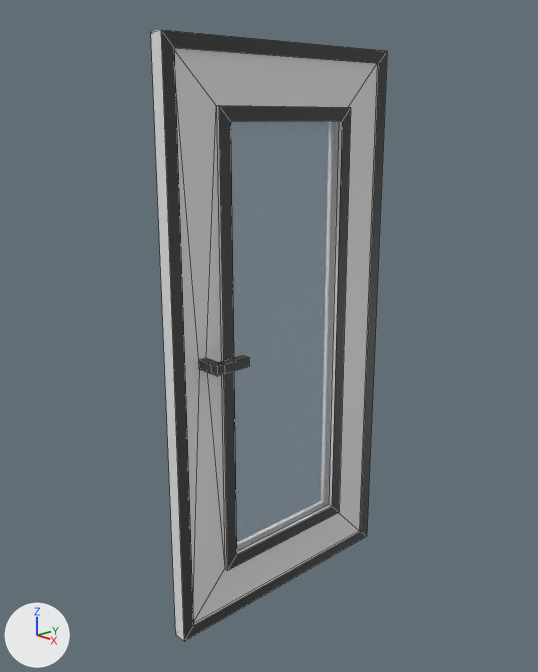
Two versions of the Blender file apps/game/src/assets/door.blend, one commit apart.
Before and after are seen from a camera (50 mm lens) standing at (3.69, -3.61, 3.54) and looking at (-0.07, -0.07, 2.02). Every picture has the same lights, and +X, +Y and +Z are marked at lower left. Mesh edges are drawn as thin lines.
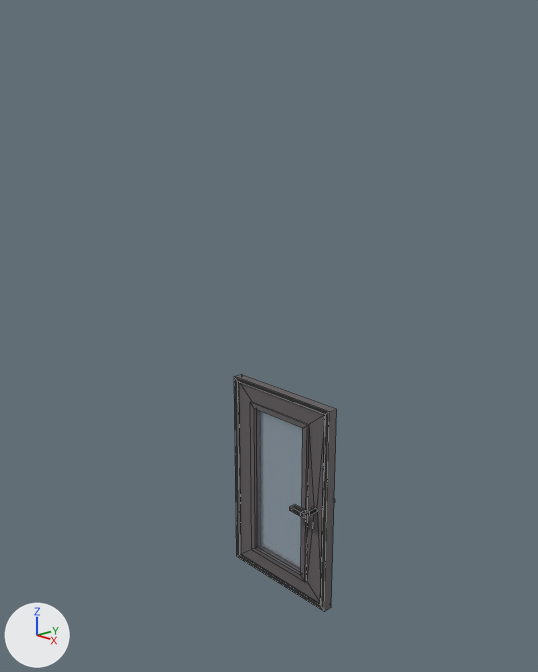
Where the newer file only moved an object's origin or applied its transform, the numbers keep the older frame.

Pixel boxes (x1, y1, x2, y2) of what changed, in the pictures (538 x 672 px):
'Cube', recoloured, reshaped (56% narrower, 61% shorter)
    before: (151, 30, 387, 641)
    after: (234, 374, 337, 612)

The change, as a list of edits to the scene's bpy script:
```text
Change mat_door:
    mat_door.base_color: (0.8, 0.8, 0.8) -> (0.124, 0.112, 0.118)  # white #e7e7e7 -> dark grey #635e60
Change me_cube_001:
    where me_cube_001.from_pydata(...)  # 88 vertices, 86 faces; spans x -0.22..0.22, y -1.0..1.0, z -2.0..2.0
    used by ob_cube; location = (0.0, 0.0, 2.0)
    me_cube_001 part 1: the whole mesh is multiplied about its middle by the matrix ((0.0, -0.5, 0.0), (0.749, 0.0, 0.0), (0.0, 0.0, 0.4)), then moved by (0.0, 0.0, -1.2)
```
